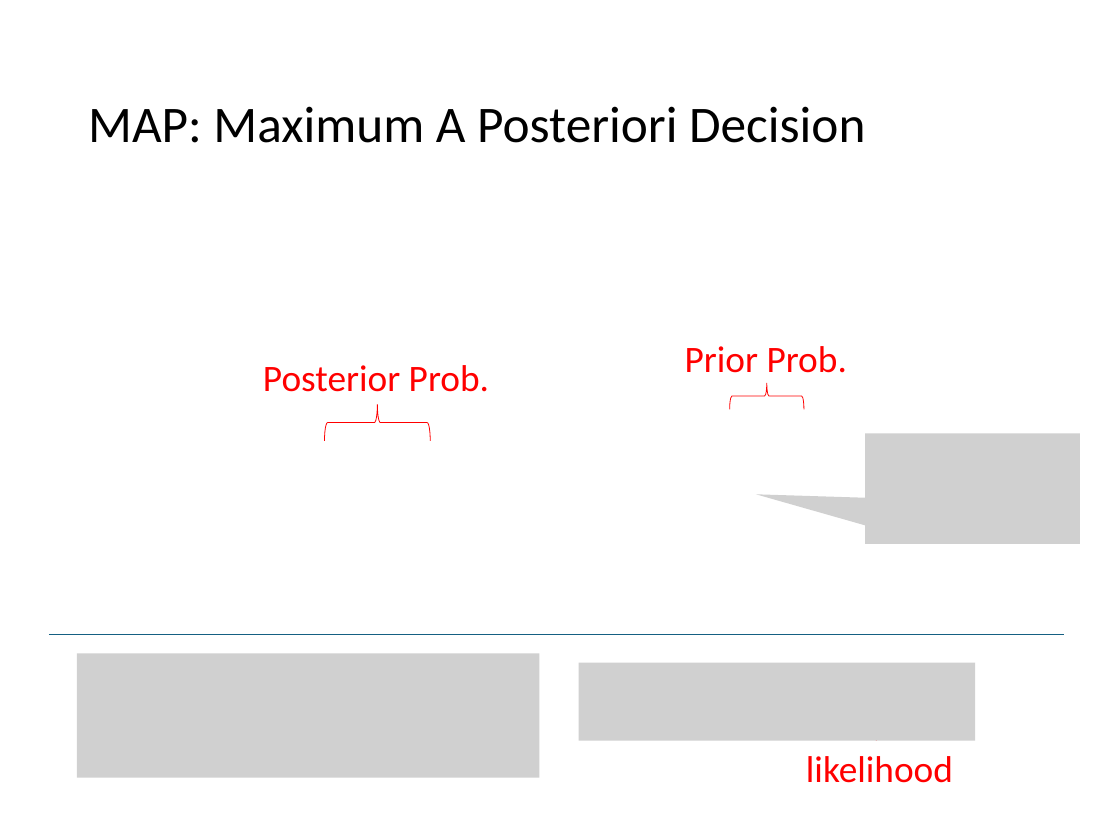
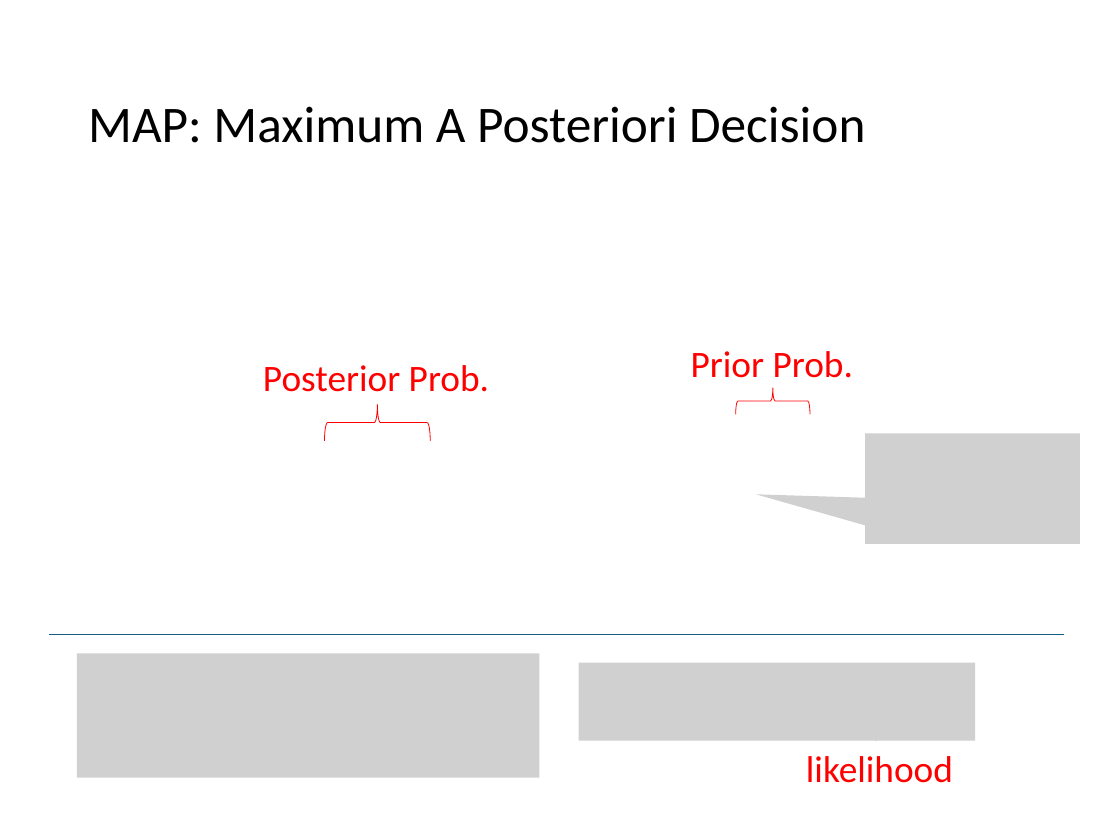
Before and after one commit to mhahsler/CS7320-AI, a slide deck: slide 19 of slides/12_uncertainty.pptx. Drawn at 1120x840 pixels with LibreOffice and Linux fonts; fonts in the diff are those of the drawing; grey boxes stand for pictures. Boxes give left, top, right and bottom in pixels: in the first picture for what was removed or moved away, otherwise in the second. Text is boxed around its words. In the diff, an @@ line names an element or a change of style, - is before the commit and + after.

```diff
--- a/slides/12_uncertainty.pptx
+++ b/slides/12_uncertainty.pptx
@@ text "Prior Prob.": place and size @@
-text "Prior Prob." at <box>685,346,847,373</box>
+text "Prior Prob." at <box>691,351,853,378</box>
@@ right brace: place and size @@
-right brace at <box>730,382,804,409</box>
+right brace at <box>736,388,810,414</box>
```
Also in this commit, not shown: 3 other slides changed, 1 other file.
